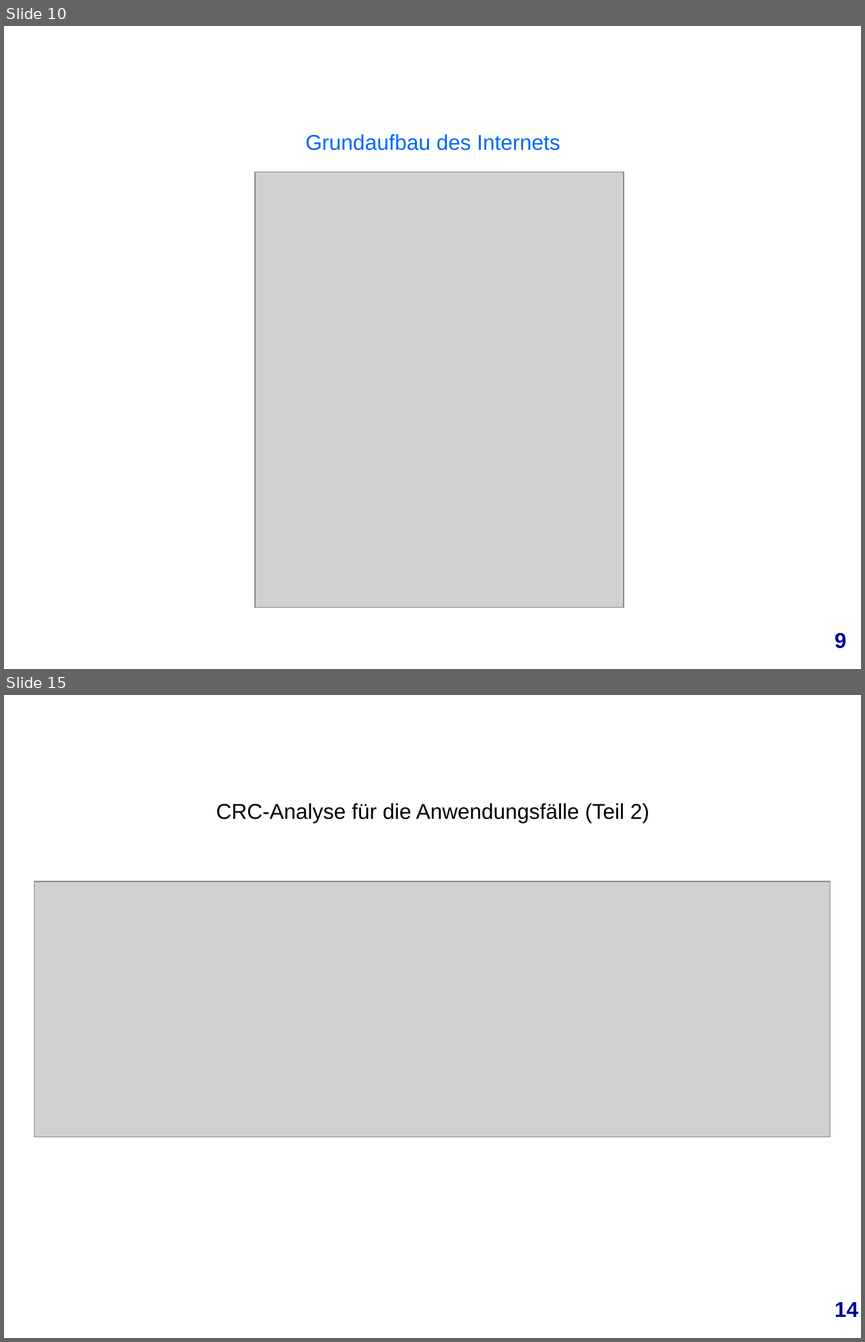
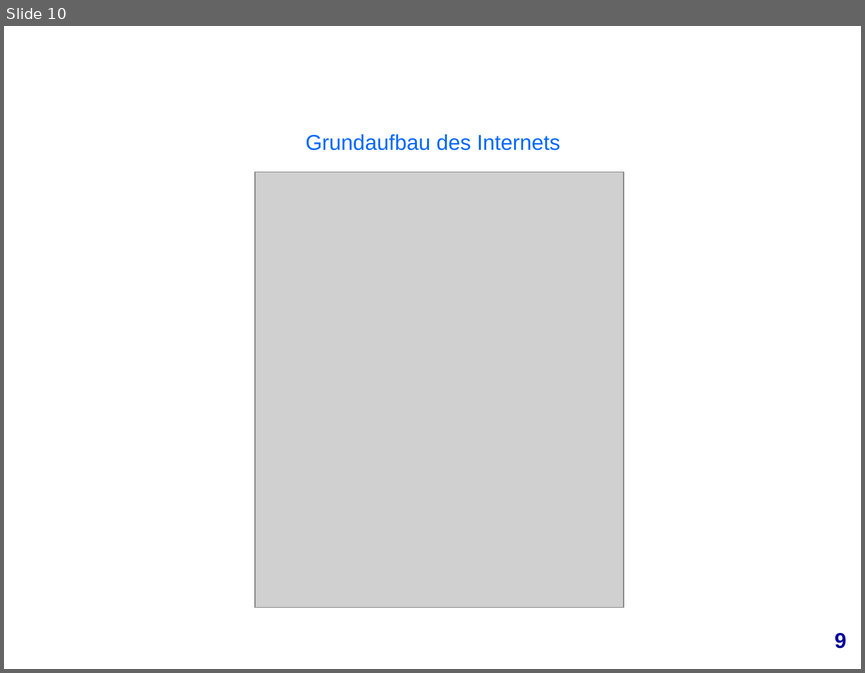
Before and after one commit to mjamaleddine/crowd-innovation, a slide deck: Meilenstein_5/Daten/meilenstein_5.ppt. Shown one above the other, each under a label of ours: slides 10 and 15 before the commit, slide 10 after it; the slides between them are not shown. The pictures are 865x1342 and 865x673 pixels, drawn with LibreOffice and Linux fonts; fonts in the diff are those of the drawing; grey boxes stand for pictures; background and template pictures are left out. Boxes give left, top, right and bottom in pixels: in the first picture for what was removed or moved away, otherwise in the second. Text is boxed around its words. In the diff, an @@ line names an element or a change of style, - is before the commit and + after.

```diff
--- a/Meilenstein_5/Daten/meilenstein_5.ppt
+++ b/Meilenstein_5/Daten/meilenstein_5.ppt
@@ slide 15 removed at box(4, 695, 861, 1338), background picture (left out) @@
@@ text removed at box(216, 803, 649, 823) @@
-CRC-Analyse für die Anwendungsfälle (Teil 2)
@@ picture removed at box(34, 882, 829, 1137) @@
@@ text removed at box(834, 1302, 858, 1317) @@
-14
```
Also in this commit, not shown: 9 slides changed, 2 other slides removed, 9 other files.
